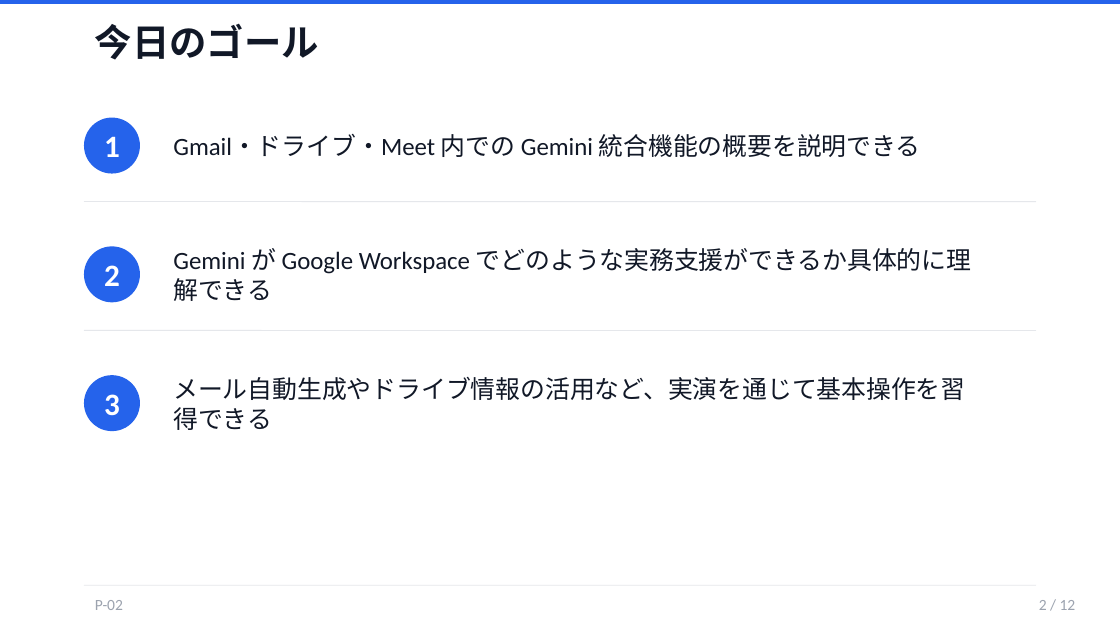
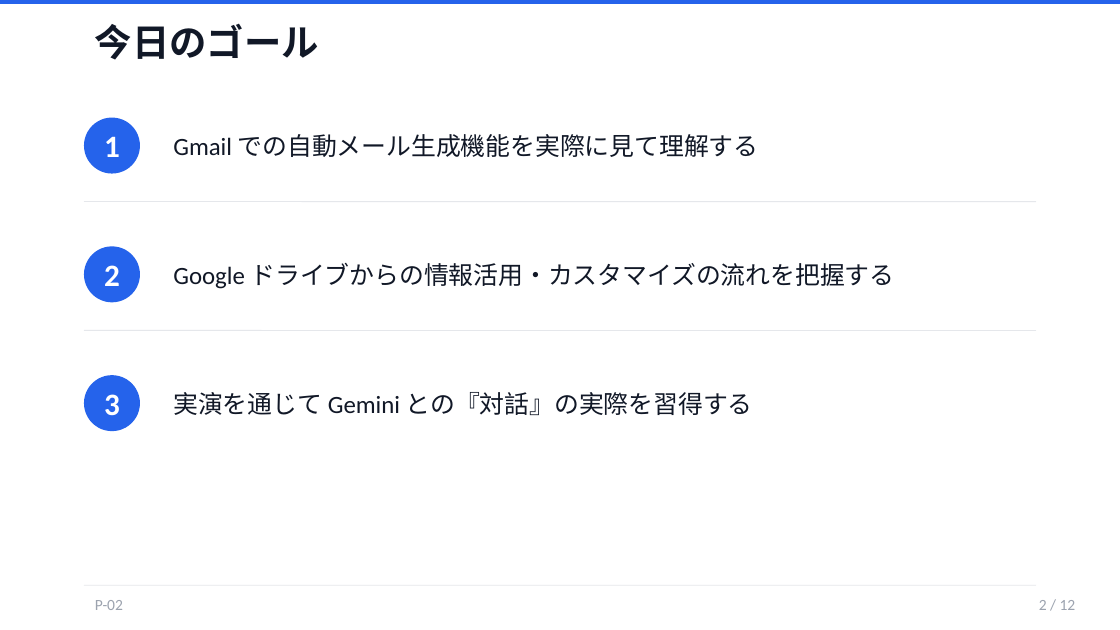
Before and after one commit to kurosaki-yuto/gorilla-knowledge, a slide deck: slide 2 of 黒崎/AI研修一覧/Gemini/P-02_Workspace_統合実演/スライド.pptx. Drawn at 1120x630 pixels with LibreOffice and Linux fonts; fonts in the diff are those of the drawing. Boxes give left, top, right and bottom in pixels: in the first picture for what was removed or moved away, otherwise in the second. Text is boxed around its words. In the diff, an @@ line names an element or a change of style, - is before the commit and + after.

```diff
--- a/黒崎/AI研修一覧/Gemini/P-02_Workspace_統合実演/スライド.pptx
+++ b/黒崎/AI研修一覧/Gemini/P-02_Workspace_統合実演/スライド.pptx
@@ text at box(173, 134, 759, 157): text changed @@
-Gmail・ドライブ・Meet 内での Gemini 統合機能の概要を説明できる
+Gmail での自動メール生成機能を実際に見て理解する
@@ text at box(173, 263, 895, 289): text changed @@
-Gemini が Google Workspace でどのような実務支援ができるか具体的に理解できる
+Google ドライブからの情報活用・カスタマイズの流れを把握する
@@ text at box(173, 392, 753, 415): text changed @@
-メール自動生成やドライブ情報の活用など、実演を通じて基本操作を習得できる
+実演を通じて Gemini との『対話』の実際を習得する
```
Also in this commit, not shown: 3 other slides changed, 8 slides added, 8 slides removed, 11 other files.
